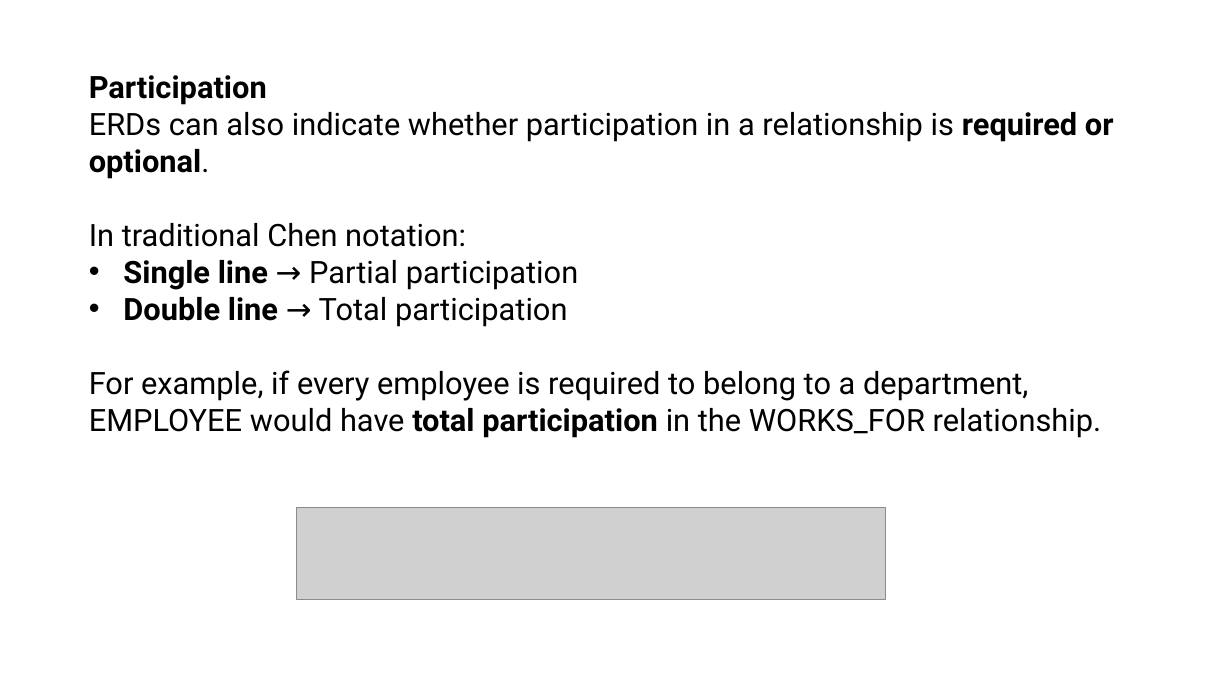
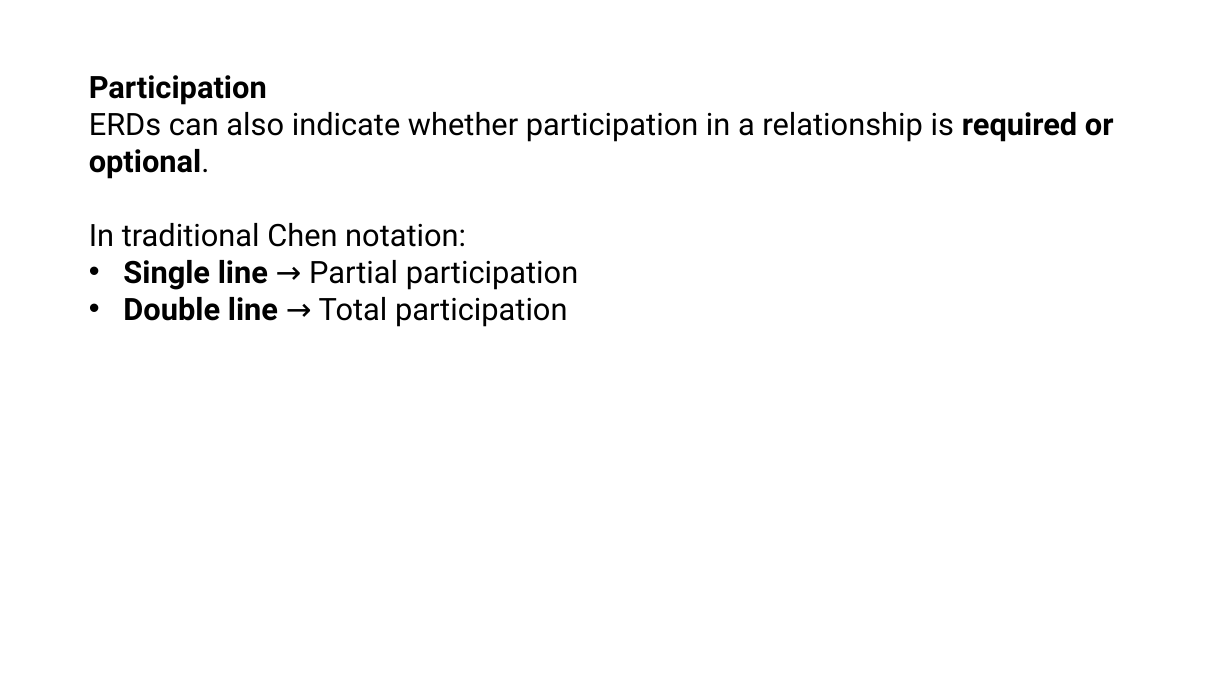
Before and after one commit to joannes630/AU, a slide deck: slide 26 of CSC 4500 GitHub/Entity Relationship Data Model.pptx (slide 10 before the commit). Drawn at 1232x693 pixels with LibreOffice and Linux fonts; fonts in the diff are those of the drawing; grey boxes stand for pictures. Boxes give left, top, right and bottom in pixels: in the first picture for what was removed or moved away, otherwise in the second. Text is boxed around its words. In the diff, an @@ line names an element or a change of style, - is before the commit and + after.

```diff
--- a/CSC 4500 GitHub/Entity Relationship Data Model.pptx
+++ b/CSC 4500 GitHub/Entity Relationship Data Model.pptx
@@ text at (89, 370, 1102, 438): paragraph removed @@
-For example, if every employee is required to belong to a department, EMPLOYEE would have total participation in the WORKS_FOR relationship.
@@ picture removed at (297, 507, 885, 600) @@
```
Also in this commit, not shown: 4 other slides changed, 19 slides added, 2 slides removed.
